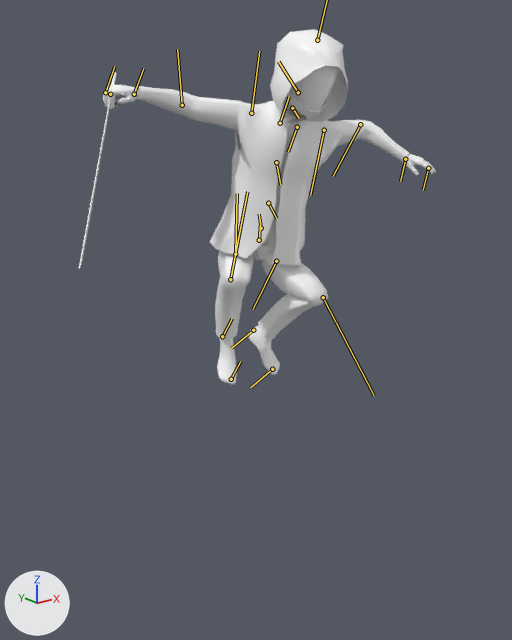
The FBX model Data/Models/Player/Animations/Jump.fbx: old version first, new version second.
The view is the same before and after, from a 50 mm lens placed at (-2.1, -2.63, 2.56), pointed at (-0.25, -0.31, 1.64). Every picture has the same lights, and +X, +Y and +Z are marked at lower left. Both versions are drawn at frame 8 of the action 'jump'; the numbers are the values there. The bones that bend it are drawn over the model as lines.

The first picture shows 'katana', 'polySurface2'.
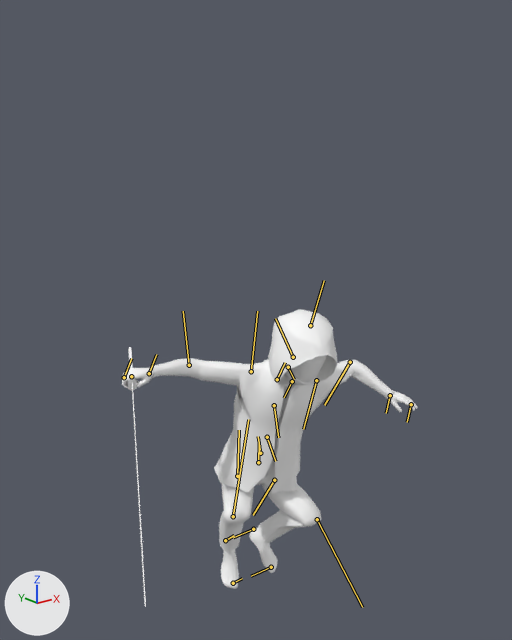
What differs and where, as boxes [x1, y1, x2, y2] in the pictures (512 x 640 px):
'polySurface2', posed (11% narrower, 21% shorter): before [103, 29, 436, 385]; after [122, 309, 417, 589]
'katana', posed (50% narrower, 32% taller): before [79, 72, 116, 269]; after [128, 347, 146, 607]
bone 'joint1', root to tip: before (261, 228) to (259, 214); after (260, 453) to (258, 436)
bone 'joint4', root to tip: before (292, 108) to (299, 118); after (288, 367) to (294, 379)
bone 'joint5', root to tip: before (298, 92) to (278, 61); after (293, 357) to (275, 318)
bone 'joint18', root to tip: before (182, 105) to (177, 49); after (189, 365) to (183, 311)
bone 'joint19', root to tip: before (134, 94) to (143, 68); after (149, 373) to (156, 354)
bone 'joint22', root to tip: before (324, 130) to (310, 195); after (316, 380) to (303, 429)
bone 'joint8', root to tip: before (235, 254) to (237, 193); after (237, 476) to (239, 430)
bone 'joint12', root to tip: before (276, 261) to (253, 309); after (274, 480) to (253, 515)
bone 'joint26', root to tip: before (110, 94) to (111, 92); after (131, 376) to (132, 375)

The change, as a list of edits to the scene's bpy script:
```text
Change bone_joint1:
    where bone_joint1 = bpy.data.objects['Armature'].pose.bones['joint1']
    bone_joint1.location: (97.3, 25.9, -2.1) -> (-16.9, -9.2, -2.0)
    bone_joint1.rotation_quaternion: (0.96, -0.243, -0.033, -0.133) -> (0.964, -0.229, -0.03, -0.124)  # degrees (-27, -7, -14) -> degrees (-26, -7, -13)
Change bone_joint4:
    where bone_joint4 = bpy.data.objects['Armature'].pose.bones['joint4']  # child of 'joint3'
    bone_joint4.rotation_quaternion: (0.987, 0.159, 0.0, 0.0) -> (0.989, 0.149, 0.0, 0.0)  # degrees (18, 0, 0) -> degrees (17, 0, 0)
Change bone_joint5:
    where bone_joint5 = bpy.data.objects['Armature'].pose.bones['joint5']  # child of 'joint4'
    bone_joint5.rotation_quaternion: (0.995, 0.0, 0.0, 0.104) -> (0.995, 0.0, 0.0, 0.098)  # degrees (0, 0, 12) -> degrees (0, 0, 11)
Change bone_joint18:
    where bone_joint18 = bpy.data.objects['Armature'].pose.bones['joint18']  # child of 'joint17'
    bone_joint18.rotation_quaternion: (0.972, 0.054, 0.21, -0.092) -> (0.966, 0.059, 0.225, -0.099)  # degrees (4, 25, -10) -> degrees (5, 27, -11)
Change bone_joint19:
    where bone_joint19 = bpy.data.objects['Armature'].pose.bones['joint19']  # child of 'joint18'
    bone_joint19.rotation_quaternion: (0.86, -0.493, -0.12, -0.052) -> (0.883, -0.448, -0.117, -0.052)  # degrees (-60, -15, 2) -> degrees (-54, -15, 1)
Change bone_joint22:
    where bone_joint22 = bpy.data.objects['Armature'].pose.bones['joint22']  # child of 'joint21'
    bone_joint22.rotation_quaternion: (0.927, 0.155, -0.342, -0.025) -> (0.933, 0.155, -0.316, -0.031)  # degrees (23, -39, -11) -> degrees (22, -36, -11)
Change bone_joint8:
    where bone_joint8 = bpy.data.objects['Armature'].pose.bones['joint8']  # child of 'joint7'
    bone_joint8.rotation_quaternion: (0.71, 0.046, 0.059, 0.7) -> (0.72, 0.053, 0.046, 0.688)  # degrees (9, 1, 89) -> degrees (8, 0, 87)
Change bone_joint12:
    where bone_joint12 = bpy.data.objects['Armature'].pose.bones['joint12']  # child of 'joint7'
    bone_joint12.rotation_quaternion: (0.714, 0.332, -0.236, 0.569) -> (0.725, 0.322, -0.227, 0.563)  # degrees (17, -46, 70) -> degrees (17, -44, 69)
Change bone_joint26:
    where bone_joint26 = bpy.data.objects['Armature'].pose.bones['joint26']
    bone_joint26.location: (9.6, 114.9, -9.7) -> (10.8, -5.3, -7.9)
    bone_joint26.rotation_quaternion: (0.927, 0.263, -0.24, -0.122) -> (0.938, 0.208, -0.203, -0.11)  # degrees (36, -22, -22) -> degrees (28, -20, -19)
```
